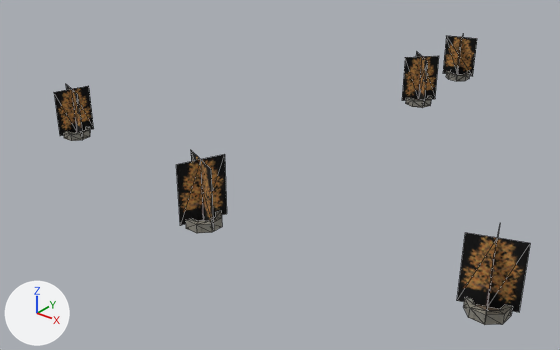
The OBJ model examples/vehicle-playground/res/models/urban/procgen-procpain-tree-park-large-xm1z1.obj, before and after one commit.
The view is the same before and after, from a 50 mm lens placed at (47.7, -81.0, 39.6), pointed at (-8.2, -11.1, -3.7). The lights are fixed; the arrows at lower left show +X, +Y and +Z. The older version comes first. Mesh edges are drawn as thin lines. Where no turn or scale is listed for an object, it has been applied to the vertices. Vertices at exactly the same position are counted once.

In view in the first picture: 'procgen-procpain-tree-park-large-xm1z1'.
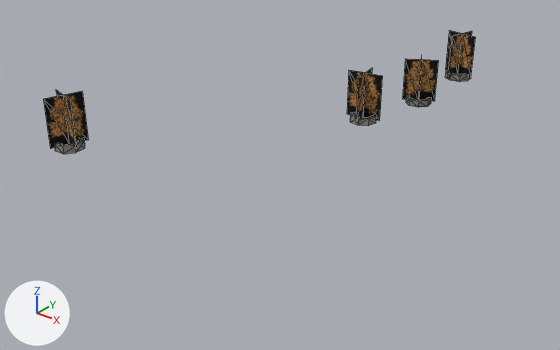
What differs and where, as boxes [x1, y1, x2, y2] in the pictures (560 x 350 px; the box of a moved part takes in the faces that stretch with it):
```json
{"object": "procgen-procpain-tree-park-large-xm1z1", "change": "reshaped", "before": [54, 35, 530, 325], "after": [43, 30, 476, 154], "on screen": "9% narrower, 57% shorter"}
{"part": 1, "of": "me_procgen_procpain_tree_park_large_xm1z1", "change": "moved or reshaped", "before": [402, 52, 439, 105], "after": [347, 68, 383, 123]}
{"part": 2, "of": "me_procgen_procpain_tree_park_large_xm1z1", "change": "moved or reshaped", "before": [443, 35, 477, 79], "after": [445, 30, 476, 79]}
{"part": 3, "of": "me_procgen_procpain_tree_park_large_xm1z1", "change": "moved or reshaped", "before": [176, 151, 227, 230], "after": [402, 59, 439, 104]}
{"part": 4, "of": "me_procgen_procpain_tree_park_large_xm1z1", "change": "moved or reshaped", "before": [54, 85, 94, 138], "after": [43, 90, 89, 150]}
{"part": 5, "of": "me_procgen_procpain_tree_park_large_xm1z1", "change": "moved or reshaped", "before": [185, 211, 222, 233], "after": [350, 112, 376, 126]}
{"part": 6, "of": "me_procgen_procpain_tree_park_large_xm1z1", "change": "moved or reshaped", "before": [446, 71, 470, 81], "after": [445, 70, 470, 82]}
{"part": 7, "of": "me_procgen_procpain_tree_park_large_xm1z1", "change": "moved or reshaped", "before": [406, 96, 431, 108], "after": [406, 96, 431, 107]}
{"part": 8, "of": "me_procgen_procpain_tree_park_large_xm1z1", "change": "moved or reshaped", "before": [63, 127, 90, 141], "after": [54, 137, 85, 154]}
{"part": 9, "of": "me_procgen_procpain_tree_park_large_xm1z1", "change": "deleted", "before": [463, 297, 513, 325]}
{"part": 10, "of": "me_procgen_procpain_tree_park_large_xm1z1", "change": "deleted", "before": [457, 226, 530, 318]}
```

Edits to the scene script, one JSON object a line:
```json
{"block": "me_procgen_procpain_tree_park_large_xm1z1", "where": "# used by ob_procgen_procpain_tree_park_large_xm1z1; location = (0.0, 0.0, 0.0)"}
{"op": "remove", "block": "me_procgen_procpain_tree_park_large_xm1z1", "code": "me_procgen_procpain_tree_park_large_xm1z1.from_pydata(...)  # 210 vertices, 340 faces; spans x -33.6..29.7, y -33.5..30.0, z 0.0..7.3"}
{"op": "add", "block": "me_procgen_procpain_tree_park_large_xm1z1", "code": "me_procgen_procpain_tree_park_large_xm1z1.from_pydata(...)  # 168 vertices, 272 faces; spans x -31.4..-0.7, y -29.9..30.3, z 0.0..7.1"}
{"block": "me_procgen_procpain_tree_park_large_xm1z1", "change": "me_procgen_procpain_tree_park_large_xm1z1 part 1: the loose piece of 10 vertices spanning x -4.6..-0.9, y 12.2..15.8, z 0.5..7.0 is turned -127 degrees about the z axis through its middle and scaled by 0.98, then moved by (-2.5, -10.8, -0.1)"}
{"block": "me_procgen_procpain_tree_park_large_xm1z1", "change": "me_procgen_procpain_tree_park_large_xm1z1 part 2: the loose piece of 10 vertices spanning x -5.7..-1.4, y 25.6..30.0, z 0.4..6.6 is turned 57.4 degrees about the z axis through its middle and scaled by 1.09, then moved by (0.0, 0.0, 0.3)"}
{"block": "me_procgen_procpain_tree_park_large_xm1z1", "change": "me_procgen_procpain_tree_park_large_xm1z1 part 3: the loose piece of 10 vertices spanning x -4.7..0.1, y -33.5..-28.7, z 0.5..7.3 is turned 142.2 degrees about the z axis through its middle and scaled by 0.89, then moved by (-0.4, 45.1, -0.4)"}
{"block": "me_procgen_procpain_tree_park_large_xm1z1", "change": "me_procgen_procpain_tree_park_large_xm1z1 part 4: the loose piece of 10 vertices spanning x -33.6..-29.3, y -26.6..-22.2, z 0.4..6.4 is turned -87.7 degrees about the z axis through its middle and scaled by 1.1, then moved by (2.5, -3.1, 0.3)"}
{"block": "me_procgen_procpain_tree_park_large_xm1z1", "change": "me_procgen_procpain_tree_park_large_xm1z1 part 5: the loose piece of 32 vertices spanning x -4.2..-0.5, y -32.9..-29.2, z 0.0..1.0 is turned 33.7 degrees about the z axis through its middle and scaled by 0.93, then moved by (-2.9, 34.3, 0.0)"}
{"block": "me_procgen_procpain_tree_park_large_xm1z1", "change": "me_procgen_procpain_tree_park_large_xm1z1 part 6: the loose piece of 32 vertices spanning x -5.2..-1.9, y 26.2..29.5, z 0.0..0.9 is turned 57.4 degrees about the z axis through its middle and scaled by 1.09"}
{"block": "me_procgen_procpain_tree_park_large_xm1z1", "change": "me_procgen_procpain_tree_park_large_xm1z1 part 7: the loose piece of 32 vertices spanning x -4.6..-0.8, y 12.1..15.9, z 0.0..1.0 is turned -18.5 degrees about the z axis through its middle and scaled by 0.938"}
{"block": "me_procgen_procpain_tree_park_large_xm1z1", "change": "me_procgen_procpain_tree_park_large_xm1z1 part 8: the loose piece of 32 vertices spanning x -33.1..-29.8, y -26.1..-22.7, z 0.0..0.9 is turned -87.7 degrees about the z axis through its middle and scaled by 1.1, then moved by (2.5, -3.1, 0.0)"}
{"block": "me_procgen_procpain_tree_park_large_xm1z1", "change": "me_procgen_procpain_tree_park_large_xm1z1 part 9: the loose piece of 32 vertices spanning x 25.3..29.1, y -28.9..-25.1, z 0.0..1.0 is deleted"}
{"block": "me_procgen_procpain_tree_park_large_xm1z1", "change": "me_procgen_procpain_tree_park_large_xm1z1 part 10: the loose piece of 10 vertices spanning x 24.8..29.7, y -29.4..-24.5, z 0.5..7.3 is deleted"}
```
